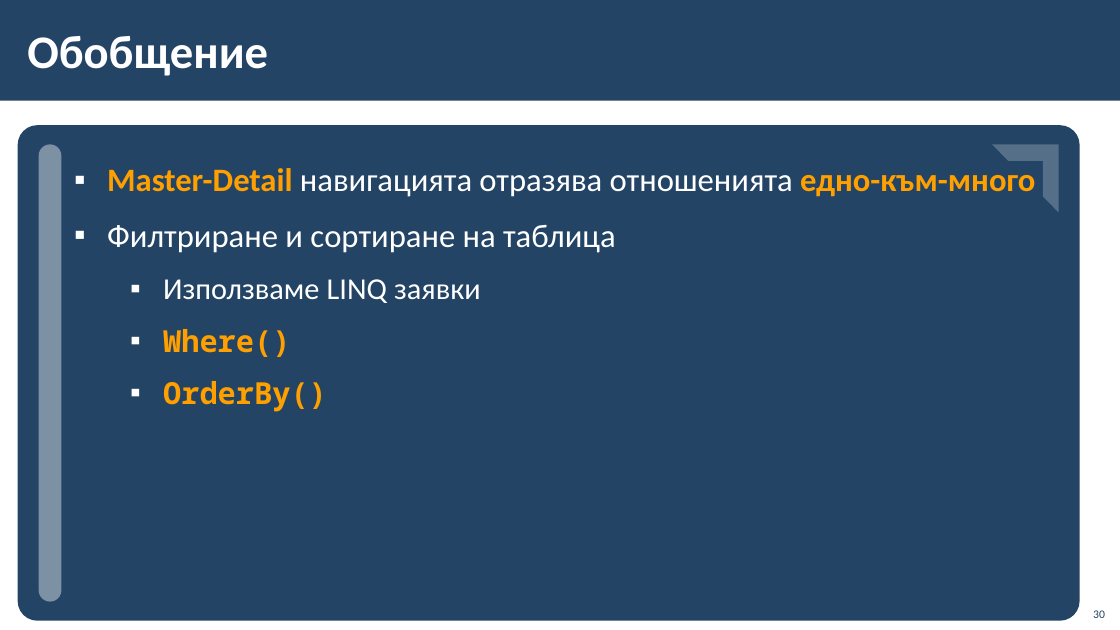
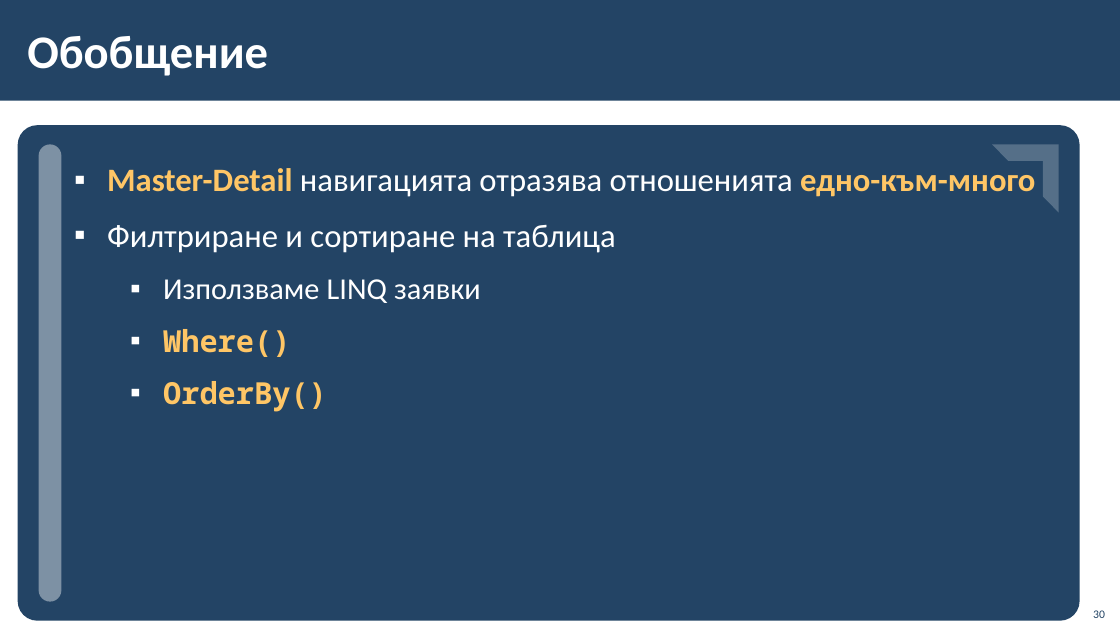
Before and after one commit to BG-IT-Edu/School-Programming, a slide deck: slide 30 of Courses/Software-Sciences/Module-4-Information-Systems-New/08-Navigation-between-Tables/08-Navigation-between-Tables.pptx. Drawn at 1120x630 pixels with LibreOffice and Linux fonts; fonts in the diff are those of the drawing; background and template pictures are left out. Boxes give left, top, right and bottom in pixels: in the first picture for what was removed or moved away, otherwise in the second. Text is boxed around its words. In the diff, an @@ line names an element or a change of style, - is before the commit and + after.

```diff
--- a/Courses/Software-Sciences/Module-4-Information-Systems-New/08-Navigation-between-Tables/08-Navigation-between-Tables.pptx
+++ b/Courses/Software-Sciences/Module-4-Information-Systems-New/08-Navigation-between-Tables/08-Navigation-between-Tables.pptx
@@ text at (107,168,1035,412): text colour #FFA000 to #FFC666 in "Master-Detail едно-към-много", "Where()", "OrderBy()" @@
```
Also in this commit, not shown: 4 other slides changed.
